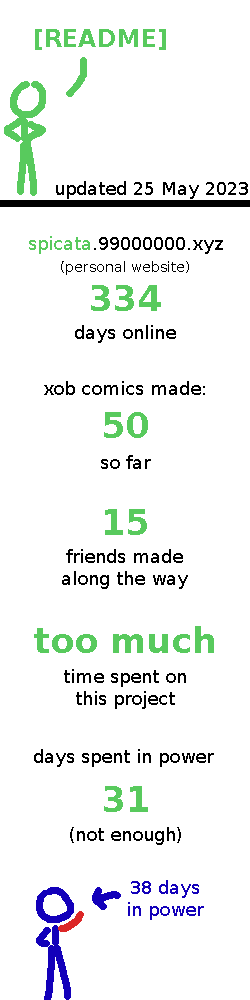
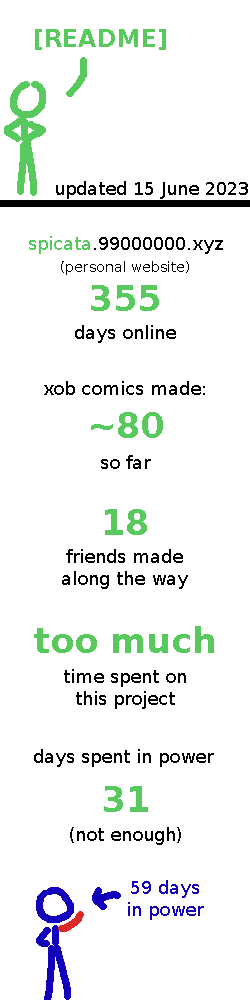
Layers edited between the first and the second w=250, h=1000 image:
renamed "updated 25 May 2023" to "updated 15 June 2023", painted on it over [134, 182, 199, 199]
renamed "50" to "~80", painted on it over [91, 412, 163, 438]
renamed "334" to "355", painted on it over [115, 285, 161, 311]
renamed "15" to "18", painted on it over [127, 509, 147, 535]
renamed "38 days ..." to "59 days ...", painted on it over [131, 882, 151, 894]
